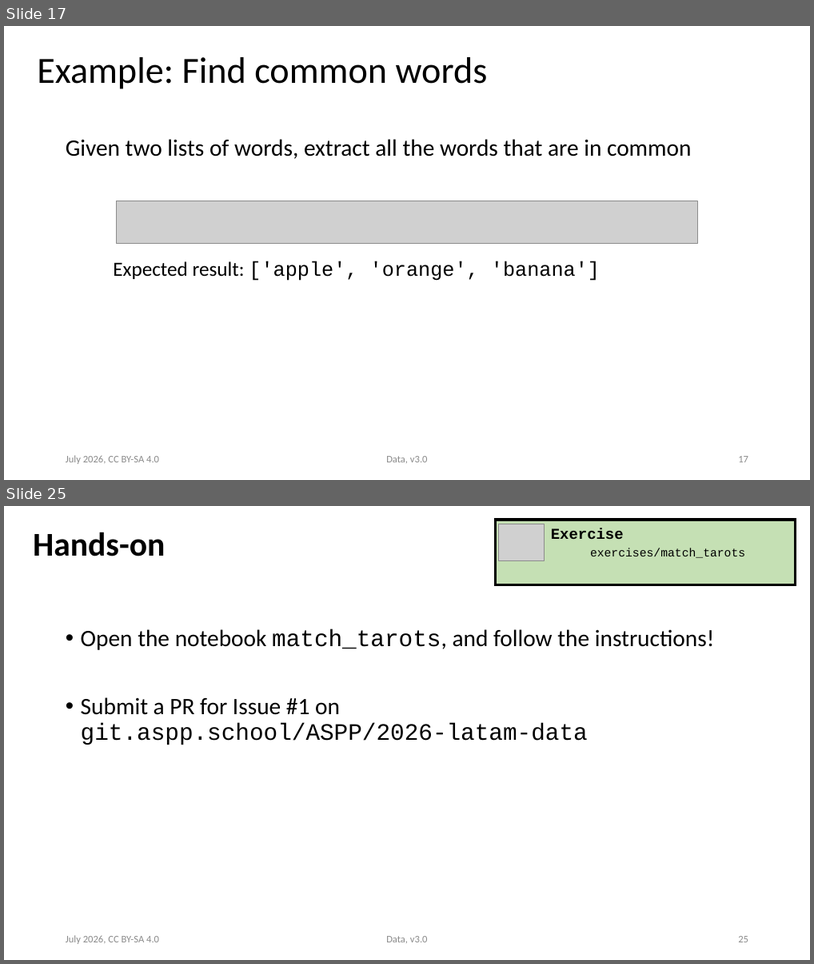
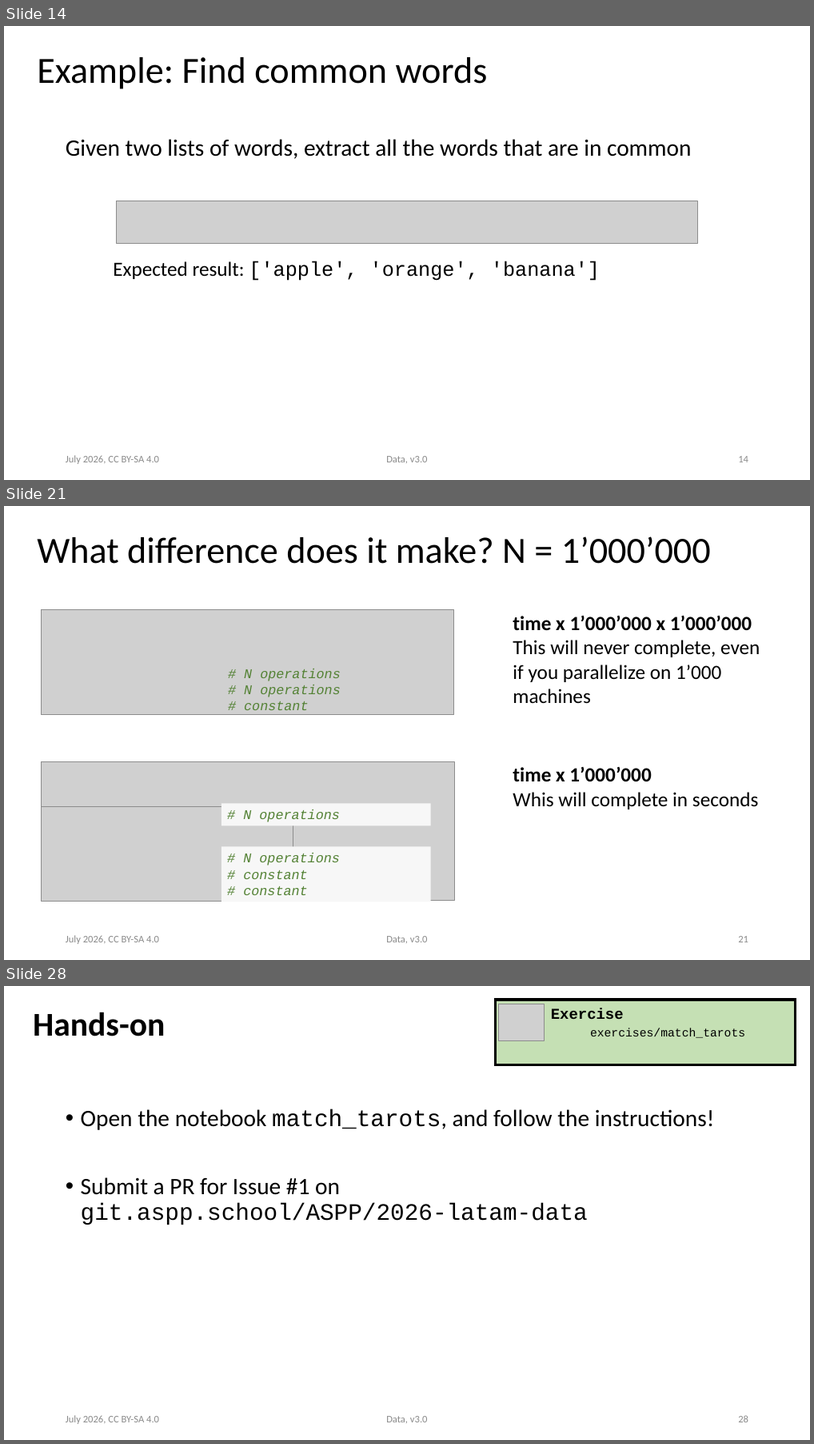
Before and after one commit to ASPP/data_class, a slide deck: data.pptx. Shown one above the other, each under a label of ours: slides 17 and 25 before the commit, slides 14, 21 and 28 after it; the slides between them are not shown. The pictures are 814x964 and 814x1444 pixels, drawn with LibreOffice and Linux fonts; fonts in the diff are those of the drawing; grey boxes stand for pictures. Boxes give left, top, right and bottom in pixels: in the first picture for what was removed or moved away, otherwise in the second. Text is boxed around its words. In the diff, an @@ line names an element or a change of style, - is before the commit and + after.

```diff
--- a/data.pptx
+++ b/data.pptx
@@ slide 21 added at [4, 506, 810, 960], background #FFFFFF @@
@@ title added at [37, 536, 711, 564], 44 pt, text #000000 @@
+What difference does it make? N = 1’000’000
@@ picture added at [41, 609, 454, 715] @@
@@ text added at [513, 615, 760, 704], 24 pt, text #000000 @@
+time x 1’000’000 x 1’000’000
+This will never complete, even if you parallelize on 1’000 machines
@@ text added at [244, 668, 341, 715], 16 pt, text #548235, italic @@
+# N operations
+# N operations
+# constant
@@ picture added at [42, 761, 454, 900] @@
@@ text added at [513, 767, 758, 809], 24 pt, text #000000 @@
+time x 1’000’000
+Whis will complete in seconds
@@ picture added at [42, 807, 293, 900] @@
@@ rectangle added at [222, 803, 431, 825], fill #F7F7F7, 16 pt, text #548235, italic @@
+# N operations
@@ rectangle added at [222, 847, 431, 902], fill #F7F7F7, 16 pt, text #548235, italic @@
+# N operations
+# constant
+# constant
@@ text added at [66, 935, 159, 944], 12 pt, text #8C8C8C @@
+July 2026, CC BY-SA 4.0
@@ text added at [386, 936, 428, 943], 12 pt, text #8C8C8C @@
+Data, v3.0
@@ page number added at [738, 936, 749, 942], 12 pt, text #8C8C8C @@
+21
@@ what was slide 17 is now slide 14 @@
@@ page number at [738, 456, 749, 462]: text changed @@
-17
+14
@@ what was slide 25 is now slide 28 @@
```
Also in this commit, not shown: 13 slides changed, 2 slides removed, 3 other files.
